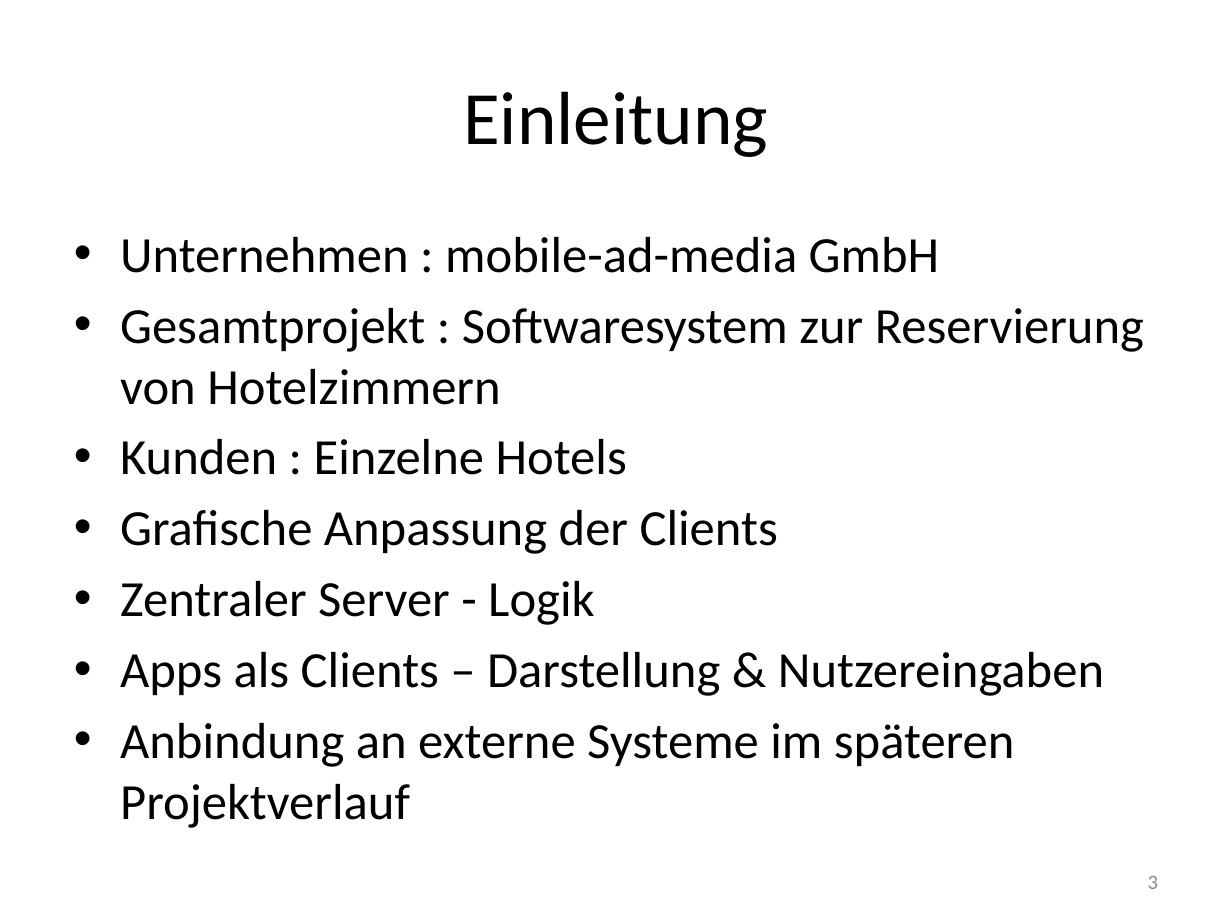
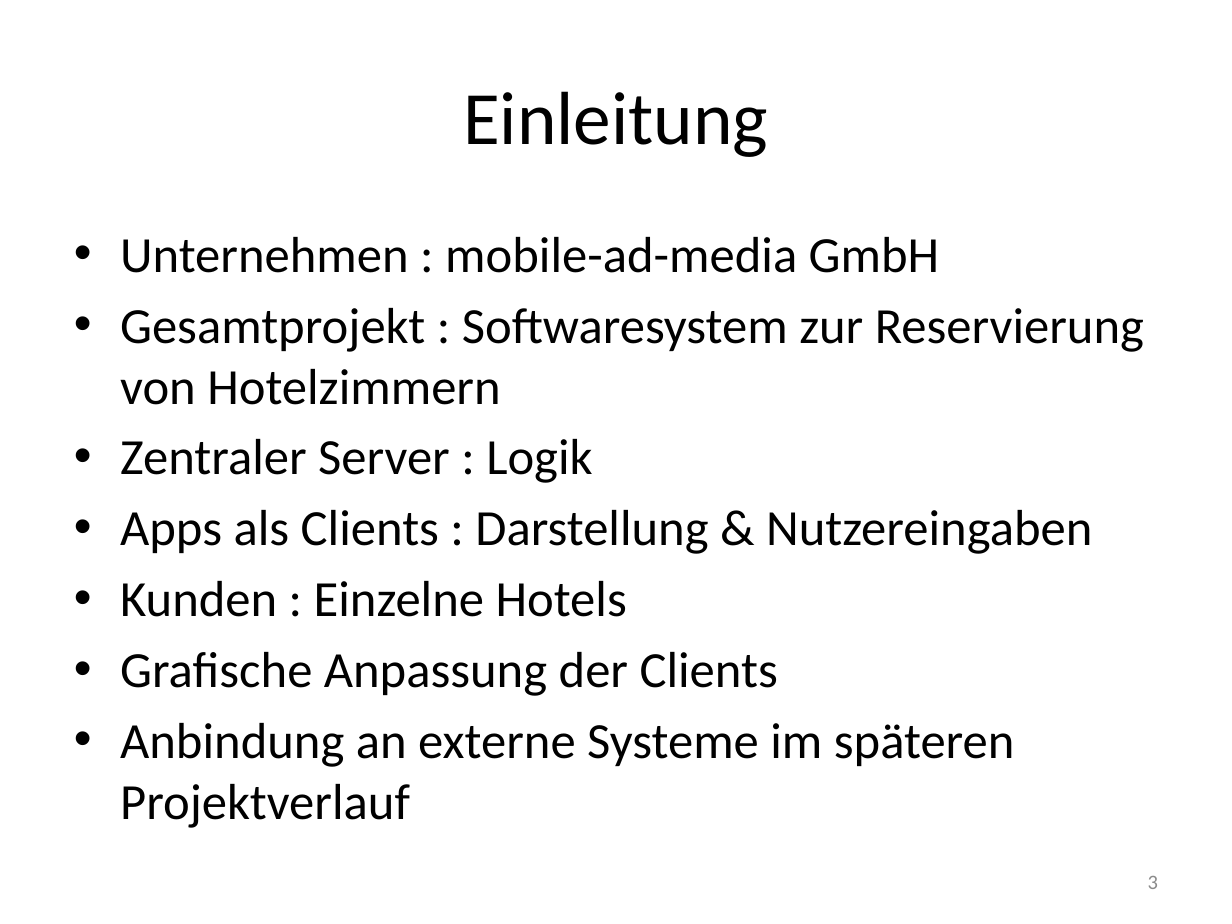
Before and after one commit to janhelmle/weiterbildung_fachinformatiker_ihk_projektantrag, a slide deck: slide 3 of praesentation/Projektpräsentation.pptx. Drawn at 1232x924 pixels with LibreOffice and Linux fonts; fonts in the diff are those of the drawing. Boxes give left, top, right and bottom in pixels: in the first picture for what was removed or moved away, otherwise in the second. Text is boxed around its words. In the diff, an @@ line names an element or a change of style, - is before the commit and + after.

```diff
--- a/praesentation/Projektpräsentation.pptx
+++ b/praesentation/Projektpräsentation.pptx
@@ text at (120,439,1092,554): paragraphs added @@
+• Zentraler Server : Logik
+• Apps als Clients : Darstellung & Nutzereingaben
@@ text at (120,581,1104,696): paragraphs removed @@
-• Zentraler Server - Logik
-• Apps als Clients – Darstellung & Nutzereingaben
```
Also in this commit, not shown: 1 other slide changed, 9 other files.
